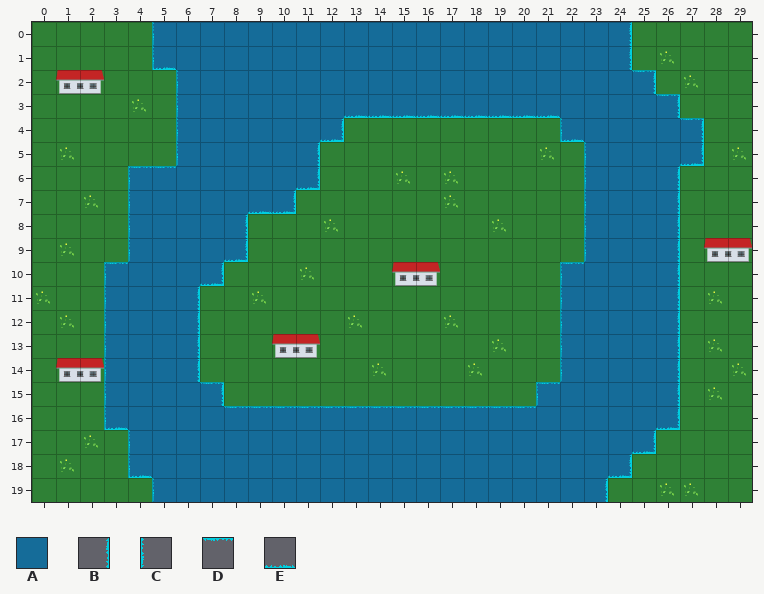
One commit to this Tiled map (JSON): assets/tilemaps/level.json. The picture above was drawn from the file before the commit.
Cells are 30x30 px. Shown: x 0..29, y 0..19.
Key: from "tiles_60-90": A 1, B 3, C 3 turned 180, D 3 turned 270, E 3 turned 90.
_ is an empty cell.
Layers that did not change in this view are not listed.
Layer "Water" before, first column x 0:
 0 _____AAAAAAAAAAAAAAAAAAAA_____
 1 _____AAAAAAAAAAAAAAAAAAAA_____
 2 ______AAAAAAAAAAAAAAAAAAAA____
 3 ______AAAAAAAAAAAAAAAAAAAAA___
 4 ______AAAAAAA_________AAAAAA__
 5 ______AAAAAA___________AAAAA__
 6 ____AAAAAAAA___________AAAA___
 7 ____AAAAAAA____________AAAA___
 8 ____AAAAA______________AAAA___
 9 ____AAAAA______________AAAA___
10 ___AAAAA______________AAAAA___
11 ___AAAA_______________AAAAA___
12 ___AAAA_______________AAAAA___
13 ___AAAA_______________AAAAA___
14 ___AAAA_______________AAAAA___
15 ___AAAAA_____________AAAAAA___
16 ___AAAAAAAAAAAAAAAAAAAAAAAA___
17 ____AAAAAAAAAAAAAAAAAAAAAA____
18 ____AAAAAAAAAAAAAAAAAAAAA_____
19 _____AAAAAAAAAAAAAAAAAAA______
Layer "ShoreVertical" before, first column x 0:
 0 _____C__________________B_____
 1 _____C__________________B_____
 2 ______C__________________B____
 3 ______C___________________B___
 4 ______C_____B_________C____B__
 5 ______C____B___________C___B__
 6 ____C______B___________C__B___
 7 ____C_____B____________C__B___
 8 ____C___B______________C__B___
 9 ____C___B______________C__B___
10 ___C___B______________C___B___
11 ___C__B_______________C___B___
12 ___C__B_______________C___B___
13 ___C__B_______________C___B___
14 ___C__B_______________C___B___
15 ___C___B_____________C____B___
16 ___C______________________B___
17 ____C____________________B____
18 ____C___________________B_____
19 _____C_________________B______
Layer "ShoreHorizontal" before, first column x 0:
 0 ______________________________
 1 _____E________________________
 2 _________________________D____
 3 _____________EEEEEEEEE____D___
 4 ____________E_________E____D__
 5 ___________________________E__
 6 ____DD_____E__________________
 7 _________EE___________________
 8 ______________________________
 9 ________E_____________________
10 ___D___E______________D_______
11 ______________________________
12 ______________________________
13 ______________________________
14 ______________________________
15 _______D_____________D________
16 ___E____DDDDDDDDDDDDD_____E___
17 _________________________E____
18 ____E___________________E_____
19 ______________________________
And afterwards:
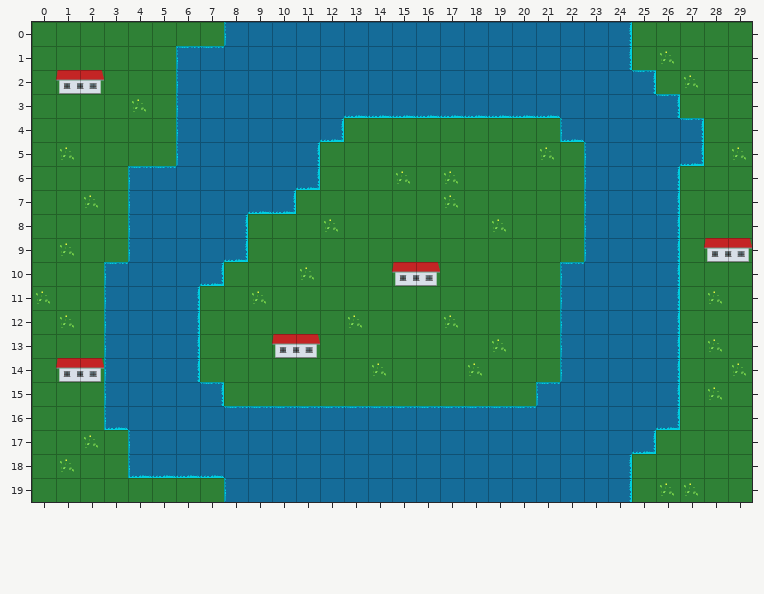
Change:
Changed rows in their new state; . is an unchanged cell.
Layer "Water":
first column x 5:
 0 ___
 1 _..
first column x 5:
19 ___................A
Layer "ShoreVertical":
first column x 5:
 0 _..C
 1 _C..
first column x 5:
19 _..C.............._B
Layer "ShoreHorizontal":
first column x 5:
 1 _DD
first column x 5:
18 EEE................_
